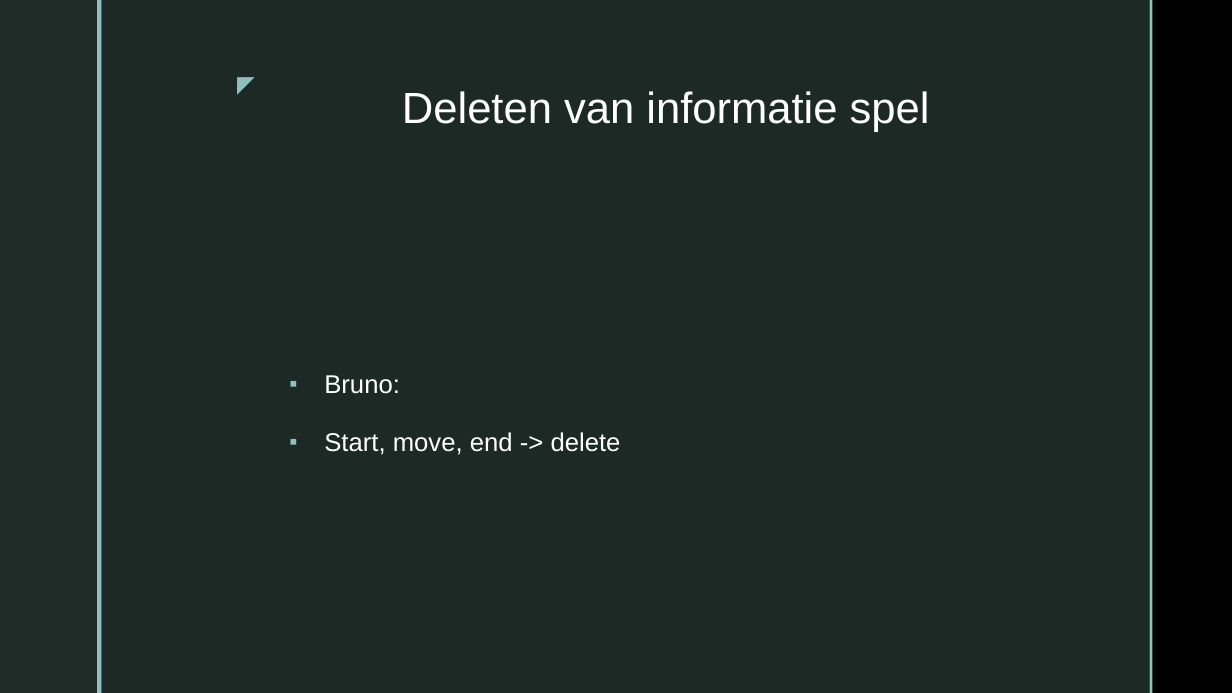
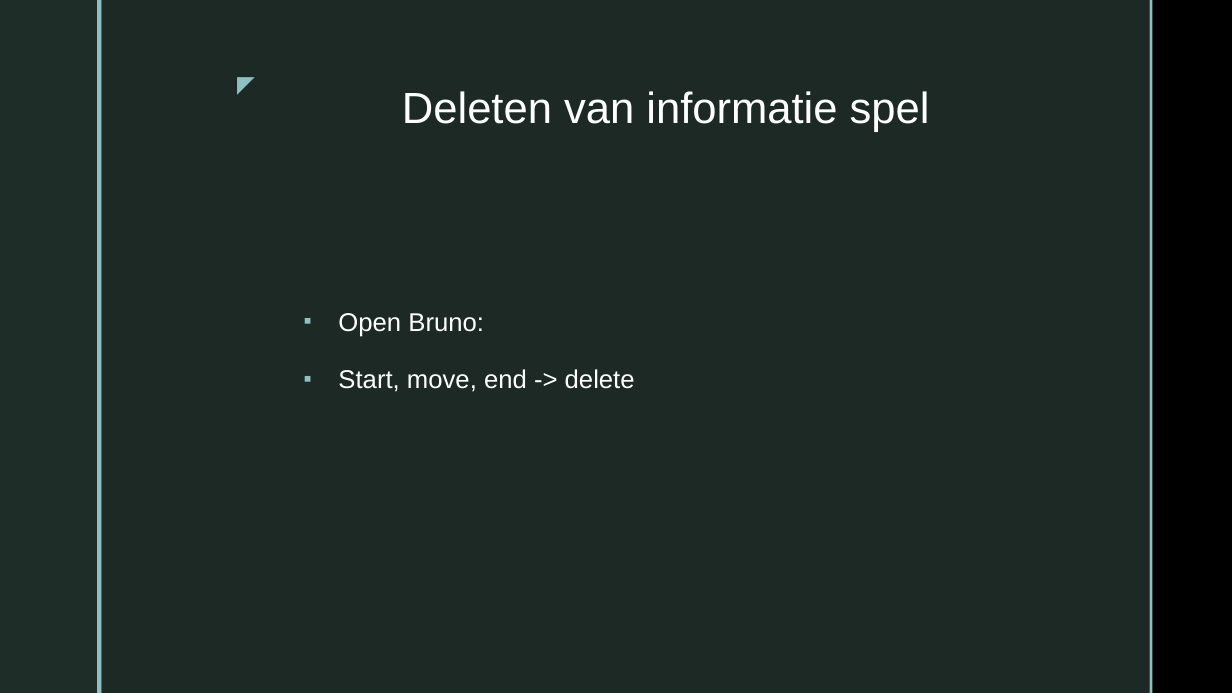
Before and after one commit to LeroyAndrade/BattleSnake, a slide deck: slide 10 of Presentatie1.pptx (slide 11 before the commit). Drawn at 1232x693 pixels with LibreOffice and Linux fonts; fonts in the diff are those of the drawing; background and template pictures are left out. Boxes give left, top, right and bottom in pixels: in the first picture for what was removed or moved away, otherwise in the second. Text is boxed around its words. In the diff, an @@ line names an element or a change of style, - is before the commit and + after.

```diff
--- a/Presentatie1.pptx
+++ b/Presentatie1.pptx
@@ text "Open Bruno:": place and size @@
-text "Open Bruno:" at [324, 375, 621, 455]
+text "Open Bruno:" at [338, 313, 635, 392]
@@ text at [338, 313, 484, 337]: text changed @@
-▪ Bruno:
+▪ Open Bruno:
```
Also in this commit, not shown: 3 other slides changed, 1 slide added, 2 slides removed, 9 other files.
